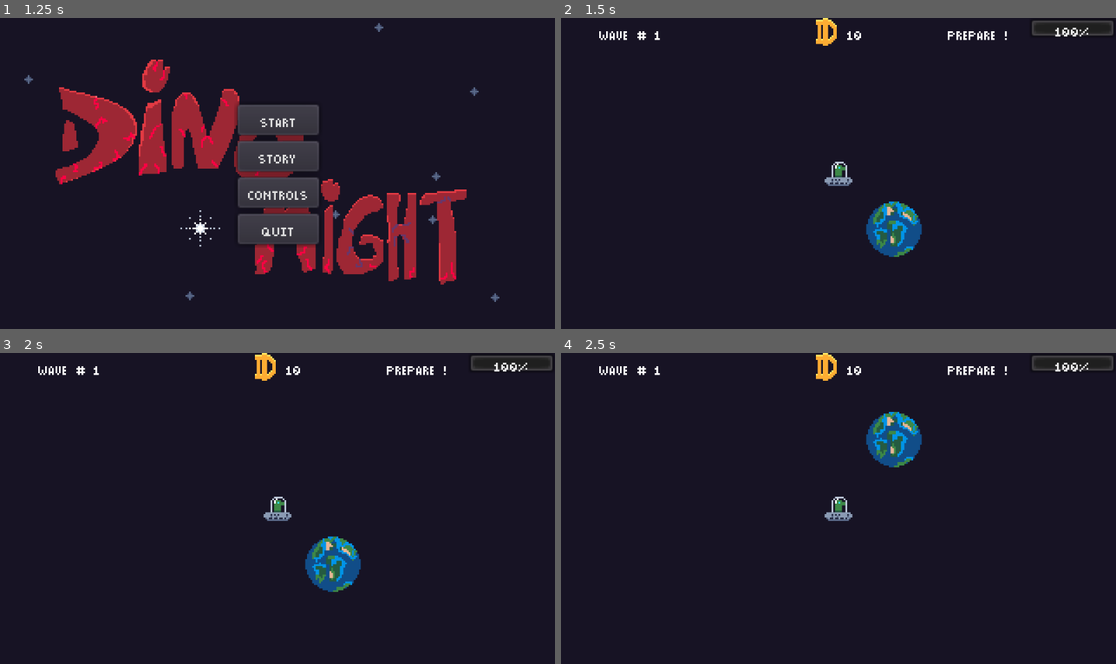
Above: before the commit, frames 1-4 (two rows, left to right).
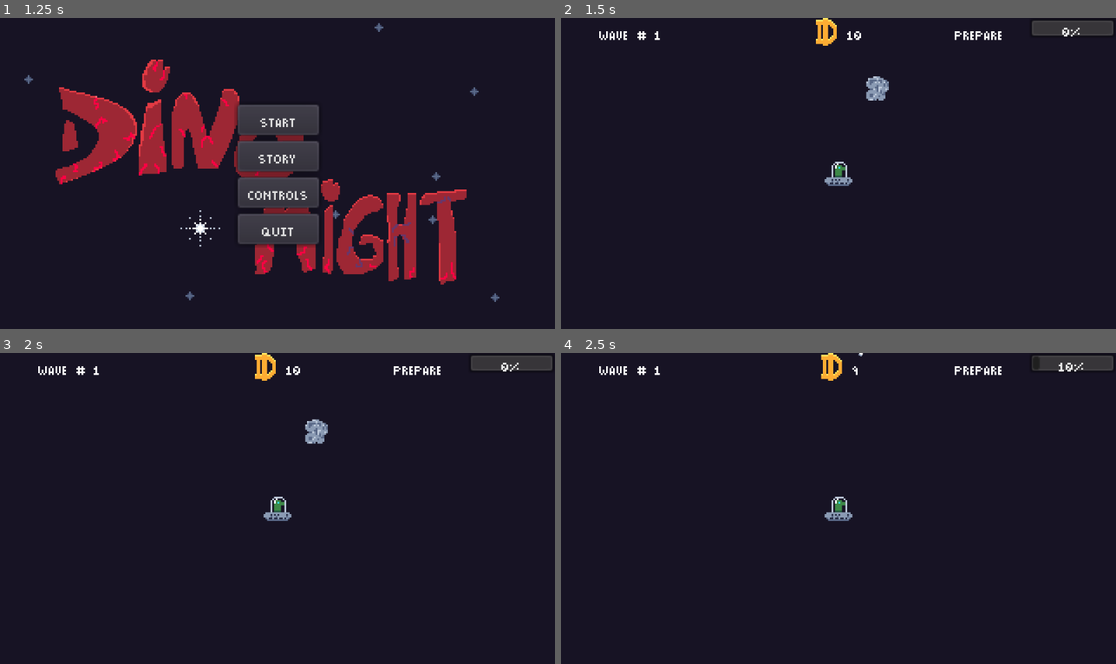
Above: after the commit, the same moments.

Repository: SylvainSoKette/ld50
Game: Godot game, scene res://scenes/IntroCutscene.tscn
Two runs of this game, one before a commit and one after it. Both use one fixed random seed, a clock stepped at 60 frames per second and the inputs below.
Inputs:
- Up to frame 1 (1.25 s): tap Enter (ui_accept) at 0.5, 0.77 s; hold F (move_right) from 0.53 s (still down); tap Space (fire, bound only after the commit) at 0.6 s
- Up to frame 2 (1.5 s): release F (move_right) at 1.25 s; click "Start" at 1.25 s
- Up to frame 3 (2 s): no input
- Up to frame 4 (2.5 s): hold D (move_down) from 2.03 s (still down); tap Space (fire, bound only after the commit) at 2.1 s; tap Enter (ui_accept) at 2.27 s

Frame 1 is identical in both runs. In frame 2, 2.1% of the frame differs, in the area x 54-99%, y 2-77%; in frame 3, 2.1%; in frame 4, 2.2%, in the area x 45-99%, y 0-37%.

Commit message:
can fire ze missile

Diff:
--- a/entities/Asteroid.gd
+++ b/entities/Asteroid.gd
@@ -1,3 +1,6 @@
 extends RigidBody2D
 
 class_name Asteroid
+
+func explode():
+	queue_free()
--- /dev/null
+++ b/entities/Asteroid.tscn
@@ -0,0 +1,23 @@
+[gd_scene load_steps=4 format=2]
+
+[ext_resource path="res://entities/Asteroid.gd" type="Script" id=1]
+[ext_resource path="res://assets/sprites/spirtesheet.png" type="Texture" id=2]
+
+[sub_resource type="CircleShape2D" id=6]
+radius = 8.0
+
+[node name="Asteroid" type="RigidBody2D"]
+position = Vector2( 390, -94 )
+mode = 2
+gravity_scale = 0.0
+linear_velocity = Vector2( 0, 10 )
+script = ExtResource( 1 )
+
+[node name="Sprite" type="Sprite" parent="."]
+texture = ExtResource( 2 )
+hframes = 32
+vframes = 32
+frame = 34
+
+[node name="CollisionShape2D" type="CollisionShape2D" parent="."]
+shape = SubResource( 6 )
--- /dev/null
+++ b/entities/Missile.tscn
@@ -0,0 +1,33 @@
+[gd_scene load_steps=5 format=2]
+
+[ext_resource path="res://scenes/Missile.gd" type="Script" id=1]
+[ext_resource path="res://assets/sprites/spirtesheet.png" type="Texture" id=2]
+
+[sub_resource type="CapsuleShape2D" id=7]
+radius = 1.0
+height = 12.0
+
+[sub_resource type="CircleShape2D" id=8]
+radius = 3.0
+
+[node name="Missile" type="RigidBody2D"]
+position = Vector2( 334, -94 )
+mode = 2
+gravity_scale = 0.0
+script = ExtResource( 1 )
+
+[node name="Sprite" type="Sprite" parent="."]
+texture = ExtResource( 2 )
+hframes = 32
+vframes = 32
+frame = 66
+
+[node name="CollisionShape2D" type="CollisionShape2D" parent="."]
+rotation = 1.5708
+shape = SubResource( 7 )
+
+[node name="Tip" type="Area2D" parent="."]
+
+[node name="CollisionShape2D" type="CollisionShape2D" parent="Tip"]
+position = Vector2( 6, 0 )
+shape = SubResource( 8 )
--- a/entities/Player.gd
+++ b/entities/Player.gd
@@ -2,12 +2,21 @@
 
 class_name Player
 
+signal fire_ze_missile(payload, position, target)
 
 export (float) var move_speed := 160.0
+export (PackedScene) var payload = preload("res://entities/Missile.tscn")
 
 onready var current_speed := move_speed
 
 onready var sprite := $Sprite
+onready var radar := $Radar
+
+
+func _process(delta):
+	if Input.is_action_just_pressed("fire"):
+		var target = radar.find_target()
+		emit_signal("fire_ze_missile", payload, self.global_position, target)
 
 
 func _physics_process(delta) -> void:
--- a/entities/Player.tscn
+++ b/entities/Player.tscn
@@ -1,12 +1,12 @@
-[gd_scene load_steps=4 format=2]
+[gd_scene load_steps=5 format=2]
 
 [ext_resource path="res://entities/Player.gd" type="Script" id=1]
 [ext_resource path="res://assets/sprites/spirtesheet.png" type="Texture" id=2]
+[ext_resource path="res://entities/Radar.tscn" type="PackedScene" id=3]
 
 [sub_resource type="CircleShape2D" id=1]
 
 [node name="Player" type="KinematicBody2D"]
-position = Vector2( 32, 32 )
 collision_layer = 2
 collision_mask = 2
 script = ExtResource( 1 )
@@ -22,3 +22,5 @@
 
 [node name="Camera2D" type="Camera2D" parent="."]
 current = true
+
+[node name="Radar" parent="." instance=ExtResource( 3 )]
--- /dev/null
+++ b/entities/Radar.gd
@@ -0,0 +1,6 @@
+extends Area2D
+
+func find_target():
+	for body in self.get_overlapping_bodies():
+		if body is Asteroid:
+			return body
--- /dev/null
+++ b/entities/Radar.tscn
@@ -0,0 +1,12 @@
+[gd_scene load_steps=3 format=2]
+
+[ext_resource path="res://entities/Radar.gd" type="Script" id=1]
+
+[sub_resource type="CircleShape2D" id=2]
+radius = 128.0
+
+[node name="Radar" type="Area2D"]
+script = ExtResource( 1 )
+
+[node name="CollisionShape2D" type="CollisionShape2D" parent="."]
+shape = SubResource( 2 )
--- a/project.godot
+++ b/project.godot
@@ -19,6 +19,11 @@
 "language": "GDScript",
 "path": "res://entities/GravityWell.gd"
 }, {
+"base": "RigidBody2D",
+"class": "Missile",
+"language": "GDScript",
+"path": "res://scenes/Missile.gd"
+}, {
 "base": "StaticBody2D",
 "class": "Planet",
 "language": "GDScript",
@@ -32,6 +37,7 @@
 _global_script_class_icons={
 "Asteroid": "",
 "GravityWell": "",
+"Missile": "",
 "Planet": "",
 "Player": ""
 }
@@ -109,6 +115,12 @@
 "events": [ Object(InputEventKey,"resource_local_to_scene":false,"resource_name":"","device":0,"alt":false,"shift":false,"control":false,"meta":false,"command":false,"pressed":false,"scancode":16777254,"physical_scancode":0,"unicode":0,"echo":false,"script":null)
  ]
 }
+fire={
+"deadzone": 0.5,
+"events": [ Object(InputEventKey,"resource_local_to_scene":false,"resource_name":"","device":0,"alt":false,"shift":false,"control":false,"meta":false,"command":false,"pressed":false,"scancode":0,"physical_scancode":32,"unicode":0,"echo":false,"script":null)
+, Object(InputEventJoypadButton,"resource_local_to_scene":false,"resource_name":"","device":0,"button_index":5,"pressure":0.0,"pressed":false,"script":null)
+ ]
+}
 
 [physics]
 
--- a/scenes/HUD.gd
+++ b/scenes/HUD.gd
@@ -3,9 +3,21 @@
 
 onready var wave_level_label = $Top/Wave/AmountLabel
 onready var money_amount_label = $Top/Money/Label
+onready var phase_label = $Top/Phase/PhaseLabel
+onready var phase_progress_bar = $Top/Phase/PhaseProgress
 
-func set_money_mount(amount:int):
+
+func set_wave(wave:int):
+	wave_level_label.text = str(wave)
+
+func set_money(amount:int):
 	money_amount_label.text = str(amount)
 
-func set_starting_wave(wave:int):
-	wave_level_label.text = str(wave)
+func set_phase(phase:String):
+	phase_label.text = phase
+
+func set_phase_progress(value:int):
+	phase_progress_bar.value = value
+
+func set_phase_max_progress(value:int):
+	phase_progress_bar.max_value = value
--- a/scenes/MainGame.gd
+++ b/scenes/MainGame.gd
@@ -7,17 +7,73 @@
 
 export (int) var starting_money := 10
 export (int) var starting_wave := 1
+export (int) var starting_prepare_time := 0
+export (int) var max_prepare_time := 10
+export (NodePath) var target_planet
+export (int) var asteroid_min_distance := 10
+export (int) var asteroid_max_distance := 100
+export (PackedScene) var asteroid
 
 onready var hud := $CanvasLayer/HUD
+onready var planets_layer := $Space/Planets
+onready var asteroids_layer := $Space/Asteroids
+onready var turrets_layer := $Space/Turrets
+onready var projectiles_layer := $Space/Projectiles
+onready var player := $Space/Player
 
-var current_gamephase = GamePhase.PREPARE
+var wave setget _set_wave
+var money setget _set_money
+var current_gamephase setget _set_current_gamephase
+var prepare_time setget _set_prepare_time
 
+# DEFAULT FUNCTIONS
+func _ready():
+	self.wave = starting_wave
+	self.money = starting_money
+	self._start_prepare_phase()
 
-func _ready():
-	hud.set_money_mount(starting_money)
-	hud.set_starting_wave(starting_wave)
+func _start_prepare_phase():
+	self.current_gamephase = GamePhase.PREPARE
+	self.prepare_time = 0
+	hud.set_phase_max_progress(max_prepare_time)
 
+func _start_fight_phase():
+	pass
 
 func _process(delta) -> void:
 	if Input.is_action_just_released("ui_cancel"):
 		get_tree().change_scene("res://scenes/MainMenu.tscn")
+
+# MY FUNCTIONS
+func _spawn_asteroid():
+	pass
+
+# CALLBACKS
+func _on_Player_fire_ze_missile(payload, position, target):
+	if money > 0:
+		var p = payload.instance()
+		p.target = weakref(target)
+		p.position = position
+		self.projectiles_layer.add_child(p)
+		self.money -= 1
+
+func _on_GameClock_timeout():
+	if self.current_gamephase == GamePhase.PREPARE:
+		self.prepare_time += 1
+
+# GETTERS AND SETTERS
+func _set_money(value:int) -> void:
+	money = value
+	hud.set_money(value)
+
+func _set_wave(value:int) -> void:
+	wave = value
+	hud.set_wave(value)
+
+func _set_current_gamephase(phase:int) -> void:
+	current_gamephase = phase
+	hud.set_phase(GamePhase.keys()[phase])
+
+func _set_prepare_time(value:int) -> void:
+	prepare_time = value
+	hud.set_phase_progress(value)
--- a/scenes/MainGame.tscn
+++ b/scenes/MainGame.tscn
@@ -1,10 +1,10 @@
-[gd_scene load_steps=10 format=2]
+[gd_scene load_steps=9 format=2]
 
 [ext_resource path="res://assets/sprites/spirtesheet.png" type="Texture" id=1]
 [ext_resource path="res://entities/Player.tscn" type="PackedScene" id=2]
 [ext_resource path="res://assets/main_theme.tres" type="Theme" id=3]
 [ext_resource path="res://entities/Planet.tscn" type="PackedScene" id=4]
-[ext_resource path="res://entities/Asteroid.gd" type="Script" id=5]
+[ext_resource path="res://entities/Asteroid.tscn" type="PackedScene" id=5]
 [ext_resource path="res://scenes/MainGame.gd" type="Script" id=6]
 [ext_resource path="res://scenes/HUD.gd" type="Script" id=7]
 
@@ -12,13 +12,13 @@
 atlas = ExtResource( 1 )
 region = Rect2( 32, 0, 16, 16 )
 
-[sub_resource type="CircleShape2D" id=6]
-radius = 8.0
-
 [node name="MainGame" type="Node"]
 script = ExtResource( 6 )
+target_planet = NodePath("Space/Planets/Earth")
+asteroid = ExtResource( 5 )
 
 [node name="GameClock" type="Timer" parent="."]
+autostart = true
 
 [node name="CanvasLayer" type="CanvasLayer" parent="."]
 
@@ -92,9 +92,7 @@
 margin_bottom = 12.0
 size_flags_horizontal = 3
 size_flags_vertical = 2
-max_value = 20.0
 step = 1.0
-value = 20.0
 rounded = true
 
 [node name="Bottom" type="HBoxContainer" parent="CanvasLayer/HUD"]
@@ -104,28 +102,20 @@
 
 [node name="Space" type="Node2D" parent="."]
 
+[node name="Planets" type="Node2D" parent="Space"]
+
+[node name="Earth" parent="Space/Planets" instance=ExtResource( 4 )]
+
 [node name="Asteroids" type="Node2D" parent="Space"]
 
-[node name="Asteroid" type="RigidBody2D" parent="Space/Asteroids"]
-position = Vector2( 251, -128 )
-mode = 2
-gravity_scale = 0.0
-applied_force = Vector2( 0, 10 )
-script = ExtResource( 5 )
+[node name="Asteroid" parent="Space/Asteroids" instance=ExtResource( 5 )]
 
-[node name="Sprite" type="Sprite" parent="Space/Asteroids/Asteroid"]
-texture = ExtResource( 1 )
-hframes = 32
-vframes = 32
-frame = 34
+[node name="Turrets" type="Node2D" parent="Space"]
 
-[node name="CollisionShape2D" type="CollisionShape2D" parent="Space/Asteroids/Asteroid"]
-shape = SubResource( 6 )
-
-[node name="Turrest" type="Node2D" parent="Space"]
-
-[node name="Planets" type="Node2D" parent="Space"]
-
-[node name="Planet" parent="Space/Planets" instance=ExtResource( 4 )]
+[node name="Projectiles" type="Node2D" parent="Space"]
 
 [node name="Player" parent="Space" instance=ExtResource( 2 )]
+position = Vector2( 367, -44 )
+
+[connection signal="timeout" from="GameClock" to="." method="_on_GameClock_timeout"]
+[connection signal="fire_ze_missile" from="Space/Player" to="." method="_on_Player_fire_ze_missile"]
--- /dev/null
+++ b/scenes/Missile.gd
@@ -0,0 +1,42 @@
+extends RigidBody2D
+
+class_name Missile
+
+export (float) var propulsion_force := 10
+export (float) var propulsion_time := 100
+export (float) var lifetime := 3000
+export (Vector2) var direction := Vector2.RIGHT
+
+onready var tip := $Tip
+
+var target
+
+
+func _process(delta):
+	self.lifetime -= delta
+	if self.lifetime == 0:
+		self.self_destruct()
+
+
+func _physics_process(delta):
+	for body in tip.get_overlapping_bodies():
+		if body is Asteroid:
+			body.explode()
+			self.self_destruct()
+			break
+
+	self.propulsion_time -= delta
+
+	if target.get_ref():
+		self.direction = self.global_position.direction_to(
+			target.get_ref().global_position
+		)
+
+	self.rotation = direction.angle()
+
+	if propulsion_time > 0:
+		self.apply_central_impulse(direction * propulsion_force)
+
+
+func self_destruct():
+	self.queue_free()
Binary file changed: assets/sprites/spirtesheet.png
Binary file changed: raws/spirtesheet.aseprite
